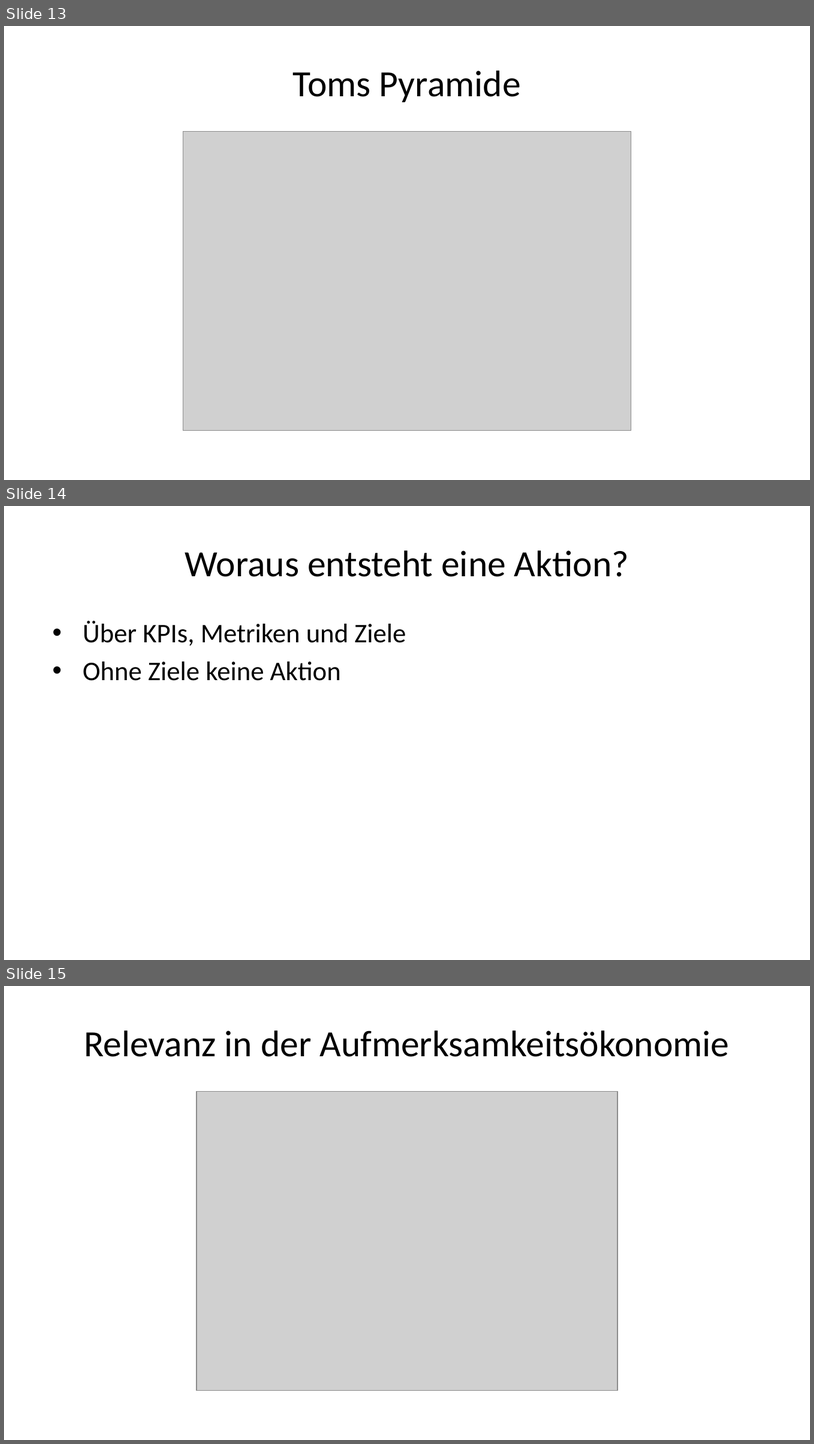
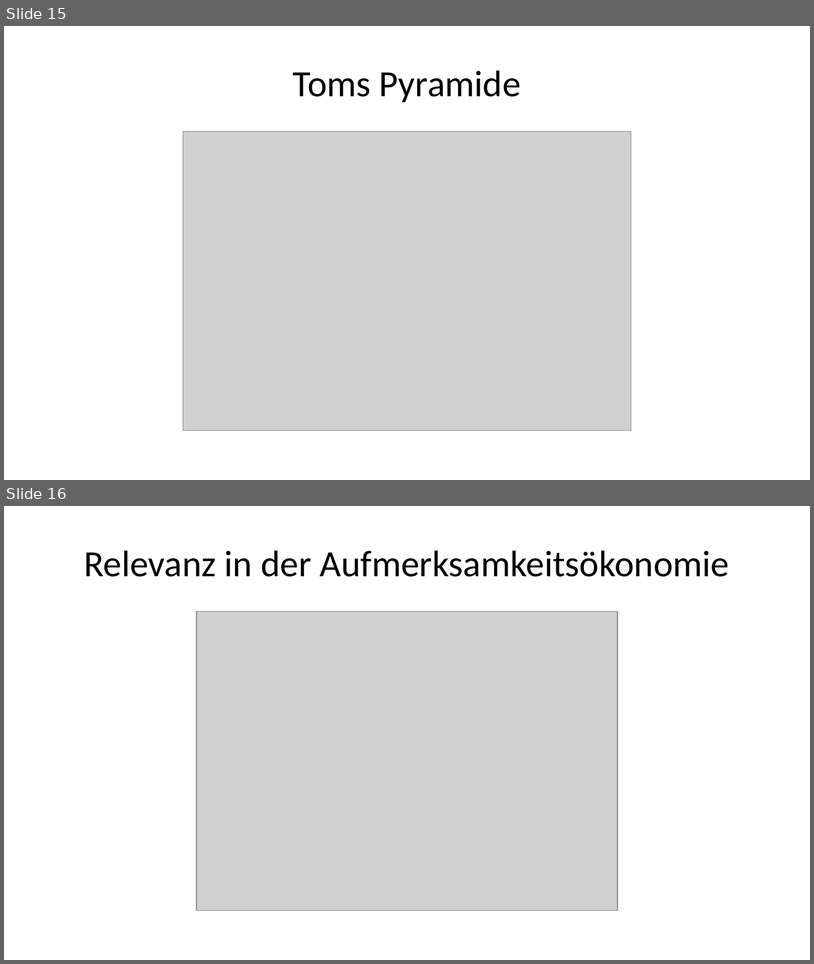
Before and after one commit to daswesen/digitale-inhalte, a slide deck: gdi.pptx. Shown one above the other, each under a label of ours: slides 13, 14 and 15 before the commit, slides 15 and 16 after it. The pictures are 814x1444 and 814x964 pixels, drawn with LibreOffice and Linux fonts; fonts in the diff are those of the drawing; grey boxes stand for pictures. Boxes give left, top, right and bottom in pixels: in the first picture for what was removed or moved away, otherwise in the second. Text is boxed around its words. In the diff, an @@ line names an element or a change of style, - is before the commit and + after.

```diff
--- a/gdi.pptx
+++ b/gdi.pptx
@@ slide 14 removed at box(4, 506, 810, 960), background #FFFFFF @@
@@ title removed at box(185, 550, 629, 577) @@
-Woraus entsteht eine Aktion?
@@ text removed at box(83, 621, 406, 681) @@
-• Über KPIs, Metriken und Ziele
-• Ohne Ziele keine Aktion
@@ what was slide 13 is now slide 15 @@
@@ what was slide 15 is now slide 16 @@
```
Also in this commit, not shown: 9 slides changed, 4 slides added, 3 other slides removed, 2 other files.
